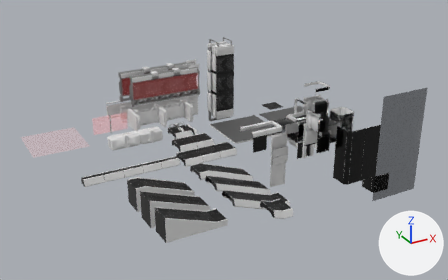
The FBX model ChromaShift/Assets/Prefabs/Prefabs.fbx as it was, and as the next commit left it.
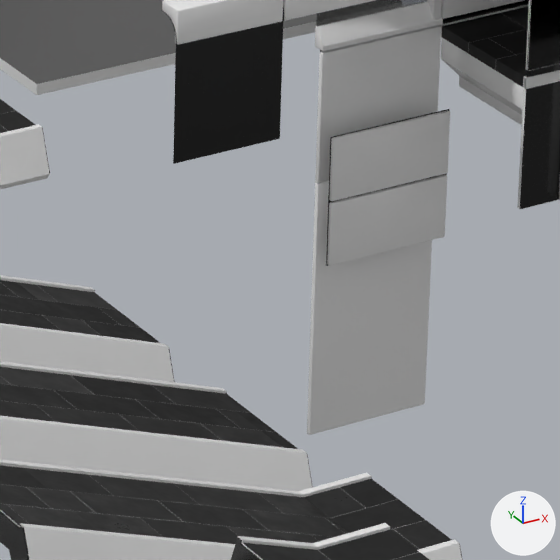
The first picture shows the older version from a 50 mm lens placed at (-80.9, -188.3, 81.5), pointed at (6.1, -30.1, 2.4). The close-ups show the older and then the newer version on the part from 52% to 67% of the width and 47% to 73% of the height of that picture. Only the edits that show in the close-ups are written down. Arrows for +X, +Y and +Z are at lower right; the lights stay in place. Where no turn or scale is listed for an object, it has been applied to the vertices.

The first close-up shows 'HallwayPanel5x6', 'HallwayPanel6x12', 'HallwayPanel6x3', 'HallwayPanel6x3.001', 'HallwayPanel6x6', 'HallwayPlatform', 'HallwayWall6x6Short1.001', 'HallwayWallGlass6x6', 'PlatformSlide', 'PlatformSlideEntry', 'PlatformSlideExit', 'Platform_18x18_LOD0' and 7 more.
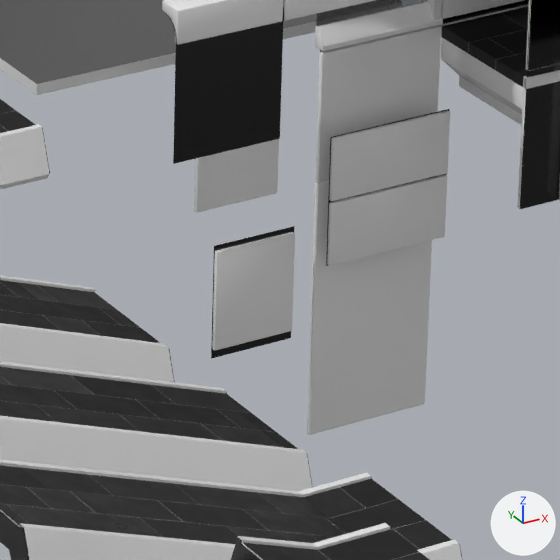
What differs and where, as boxes [x1, y1, x2, y2] in the close-ups (560 x 560 px):
'HallwayWall6x4NoEdge', added
    after: [211, 226, 295, 359]
    faces in mat_plasticwhite (white #e7e7e7): [212, 232, 295, 351]
    faces in mat_plasticblack (black #000000): [211, 226, 295, 359]
'HallwayPanel6x4', added
    after: [194, 139, 279, 212]
    faces in mat_plasticwhite (white #e7e7e7): [194, 139, 279, 212]

Diff of the bpy script that builds the scene:
```diff
--- a/ChromaShift/Assets/Prefabs/Prefabs.fbx.py
+++ b/ChromaShift/Assets/Prefabs/Prefabs.fbx.py
@@ me_plane_120_1 @@
+me_plane_120_1.from_pydata(...)  # 44 vertices, 34 faces; spans x -2.0..2.0, y 0.0..0.2, z -3.0..3.0
+# faces by material slot: [33, 1]
+me_plane_120_1.materials.append(mat_plasticwhite)  # white #e7e7e7
+me_plane_120_1.materials.append(mat_plasticblack)  # black #000000
@@ me_plane_121_1 @@
+me_plane_121_1.from_pydata(...)  # 45 vertices, 34 faces; spans x -2.0..2.0, y 0.0..0.2, z -0.12..5.18
+# faces by material slot: [33, 1]
+me_plane_121_1.materials.append(mat_plasticwhite)  # white #e7e7e7
+me_plane_121_1.materials.append(mat_plasticblack)  # black #000000
@@ ob_hallwaypanel6x4 @@
+ob_hallwaypanel6x4 = bpy.data.objects.new('HallwayPanel6x4', me_plane_120_1)
+ob_hallwaypanel6x4.location = (19.0, -32.0, -3.0)
@@ ob_hallwaywall6x4noedge @@
+ob_hallwaywall6x4noedge = bpy.data.objects.new('HallwayWall6x4NoEdge', me_plane_121_1)
+ob_hallwaywall6x4noedge.location = (20.0, -32.0, -13.0)
```
